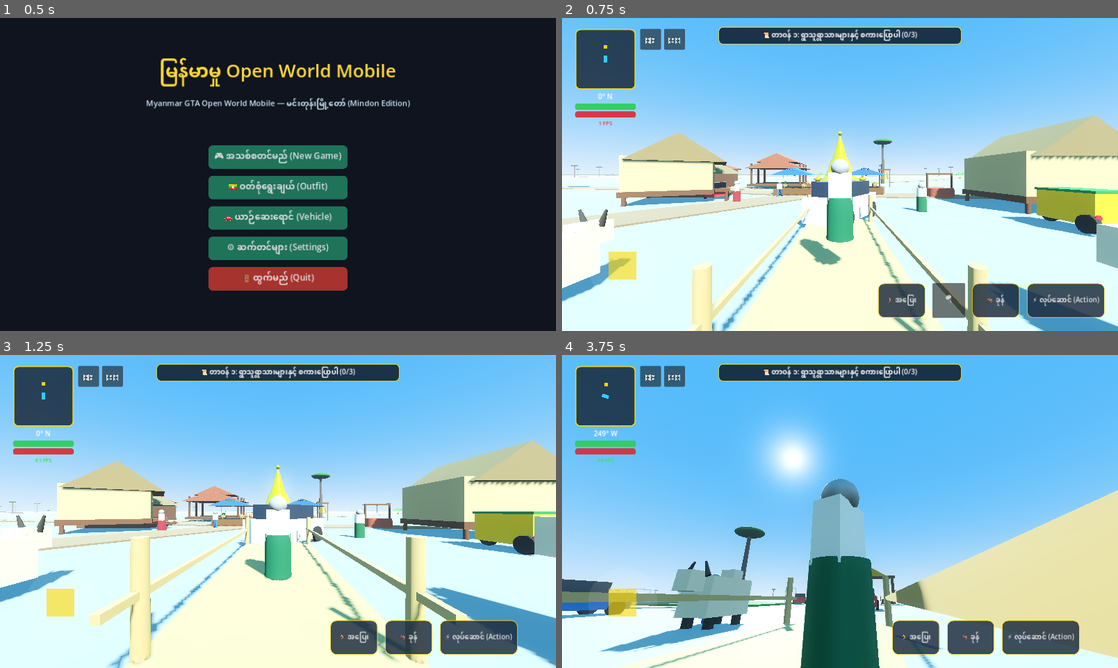
Above: before the commit, frames 1-4 (two rows, left to right).
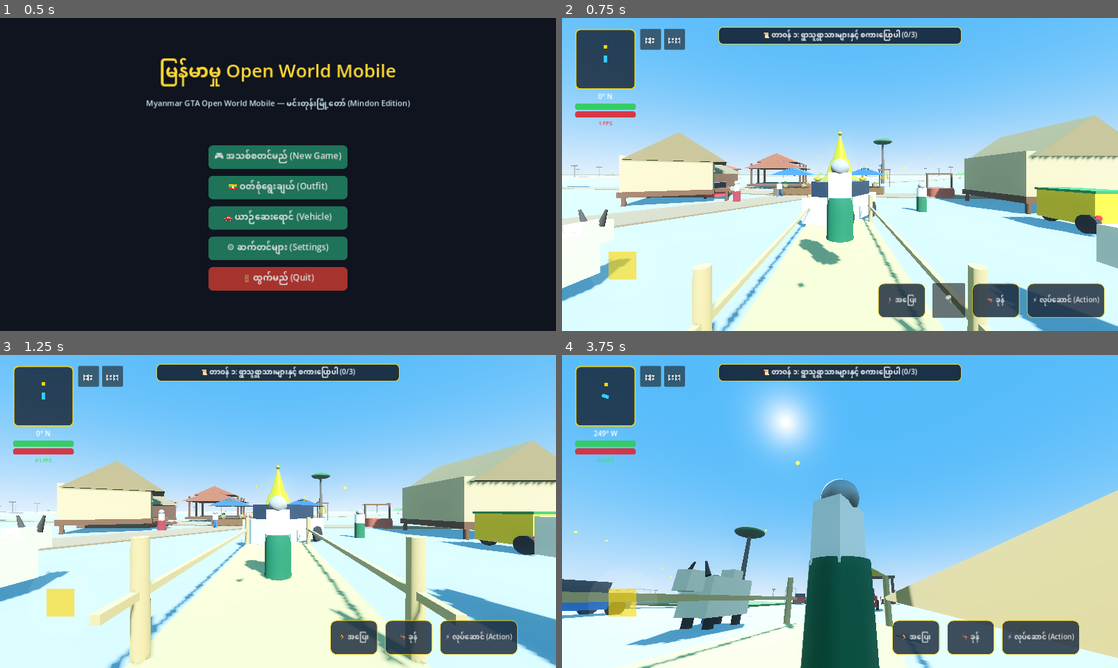
Above: after the commit, the same moments.

Repository: sudohlaingwin/gta-open-world
Game: Godot game, scene res://scenes/main_menu.tscn
Same seed, same stepped clock (60 frames per second), same inputs: the game is played once before the commit and once after it.
Inputs (mouse positions are in pixels of both pictures, inside the frame that each line leads up to):
- Up to frame 1 (0.5 s): no input
- Up to frame 2 (0.75 s): click "🎮 အသစ်စတင်မည် (New Game)" at 0.5 s
- Up to frame 3 (1.25 s): no input
- Up to frame 4 (3.75 s): drag from (628, 611) to (895, 442) at 1.27 s; drag from (728, 527) to (812, 574) at 2.02 s; move the mouse to (895, 442) at 2.77 s; hold Right (ui_right) 2.78-3.5 s; hold Ctrl 2.78-3.5 s; drag from (812, 574) to (673, 464) at 3.52 s

Frame 1 is identical in both runs. In frame 2, 0.7% of the frame differs, in the area x 0-100%, y 41-100%; in frame 3, 1.2%; in frame 4, 4.6%, in the area x 0-69%, y 8-100%.
Error after the commit: Parse Error: Too many arguments for "lerp()" call. Expected at most 2 but received 3. (res://scripts/day_night_cycle.gd:50)

Commit message:
Slice 94: Atmospheric procedural sky gradient modulation and golden hour tuning

Diff:
--- a/scripts/day_night_cycle.gd
+++ b/scripts/day_night_cycle.gd
@@ -33,6 +33,27 @@
 			sun.light_color = Color(0.42, 0.52, 0.78, 1.0)
 			sun.light_energy = 0.12
 
+		# Dynamic atmospheric procedural sky gradient modulation
+		var world_env = get_tree().get_first_node_in_group("world_env")
+		if not world_env:
+			world_env = get_parent().get_node_or_null("WorldEnvironment")
+		if world_env and world_env.environment and world_env.environment.sky:
+			var sky_mat = world_env.environment.sky.sky_material
+			if sky_mat is ProceduralSkyMaterial:
+				if daylight >= 0.6:
+					# Crisp tropical blue sky
+					sky_mat.sky_top_color = Color(0.24, 0.54, 0.88, 1.0)
+					sky_mat.sky_horizon_color = Color(0.72, 0.81, 0.90, 1.0)
+				elif daylight >= 0.15:
+					# Vibrant Myanmar Sunset & Golden Hour gradient
+					var t = (daylight - 0.15) / 0.45
+					sky_mat.sky_top_color = Color.lerp(Color(0.35, 0.22, 0.52, 1.0), Color(0.24, 0.54, 0.88, 1.0), t)
+					sky_mat.sky_horizon_color = Color.lerp(Color(0.96, 0.52, 0.28, 1.0), Color(0.72, 0.81, 0.90, 1.0), t)
+				else:
+					# Deep starlit tropical night
+					sky_mat.sky_top_color = Color(0.04, 0.06, 0.12, 1.0)
+					sky_mat.sky_horizon_color = Color(0.12, 0.14, 0.22, 1.0)
+
 func get_daylight() -> float:
 	if sun:
 		var angle = wrapf(sun.rotation.x, 0.0, TAU)
Not shown, changed: COLLAB.md
